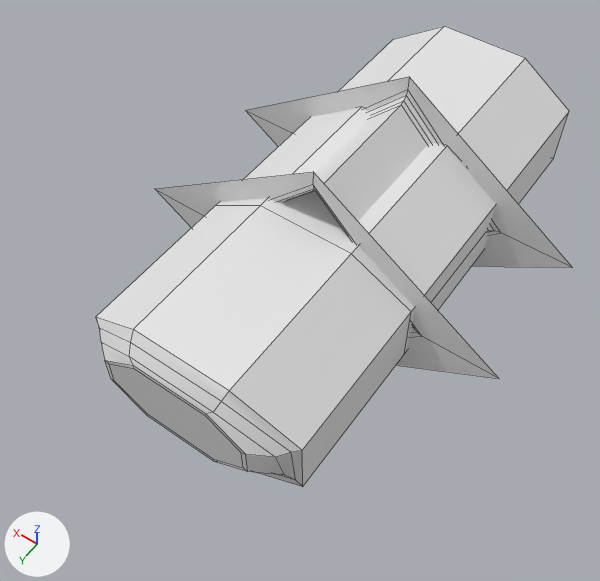
The Blender file Assets/Models/cockpit.blend: old version first, new version second.
Before and after are seen from a 50 mm lens placed at (-8.65, 15.04, 18.9), pointed at (0.65, 2.01, -1.57). Lighting does not change. The marker at lower left points along +X, +Y and +Z. Mesh edges are drawn as thin lines.
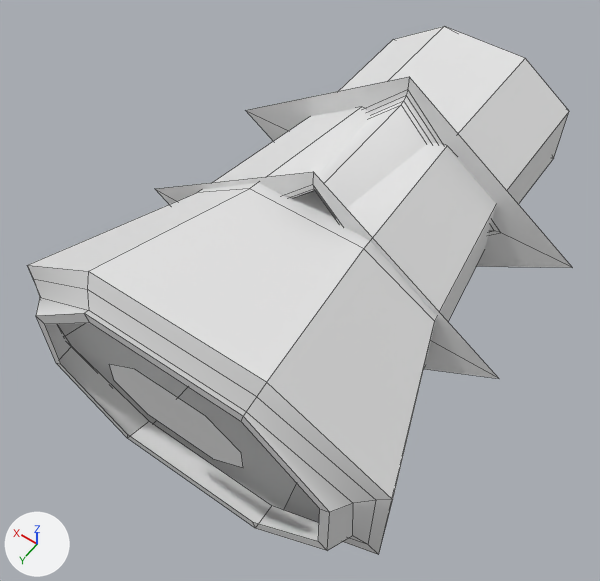
Patch to the scene script:
```diff
--- a/Assets/Models/cockpit.blend.py
+++ b/Assets/Models/cockpit.blend.py
@@ me_cube_001 @@
 # used by ob_cube; location = (0.0, 0.0, 0.0)
-me_cube_001.from_pydata(...)  # 64 vertices, 56 faces; spans x -3.4..3.4, y -7.5..8.4, z -2.3..2.3
+me_cube_001.from_pydata(...)  # 96 vertices, 88 faces; spans x -5.8..5.8, y -10.0..8.4, z -4.3..3.7
+# me_cube_001 part 1
+# 48 vertices move from x -3.4..3.4, y 2.5..8.4, z -2.3..2.3 to x -5.8..5.8, y 2.5..8.4, z -4.3..3.7
@@ me_cube_003 @@
 me_cube_003.from_pydata(...)  # 40 vertices, 36 faces; spans x -6.1..6.1, y -2.35..2.35, z -4.14..4.14
 # used by ob_cube_002; location = (0.0, 0.0, 0.0)
+# me_cube_003 part 2: edges marked sharp go from 28 to 0
```

Boxes (x1, y1, x2, y2) around the edits, measured in the pictures (600 x 581 px; the box of a moved part takes in the faces that stretch with it):
'Cube', reshaped (15% wider, 15% taller): before (96, 26, 569, 487); after (27, 26, 569, 555)
part 1 of me_cube_001, moved or reshaped: before (96, 108, 496, 487); after (27, 108, 497, 555)
part 2 of me_cube_003, shading changed: (155, 77, 573, 379) in both
